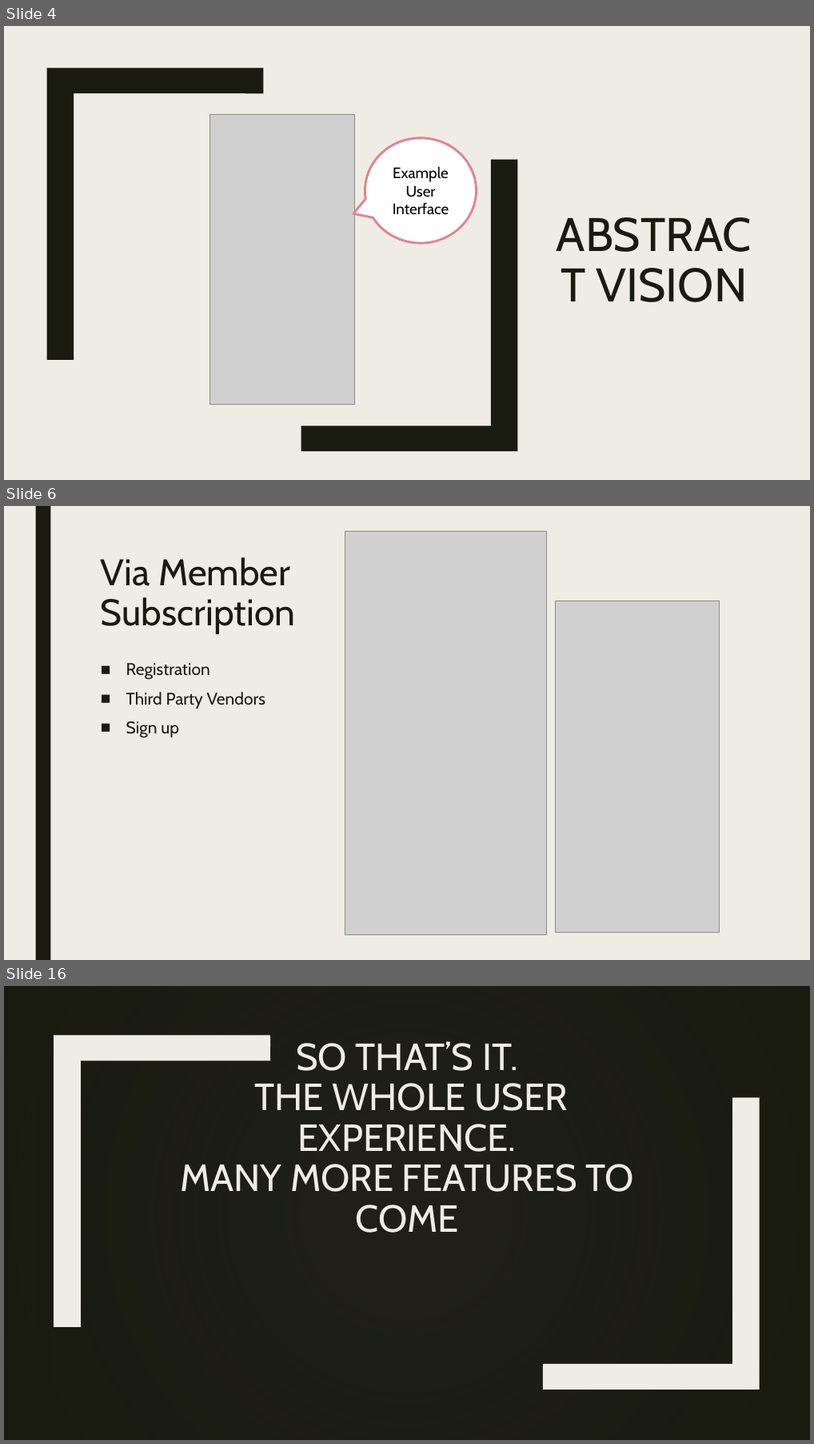
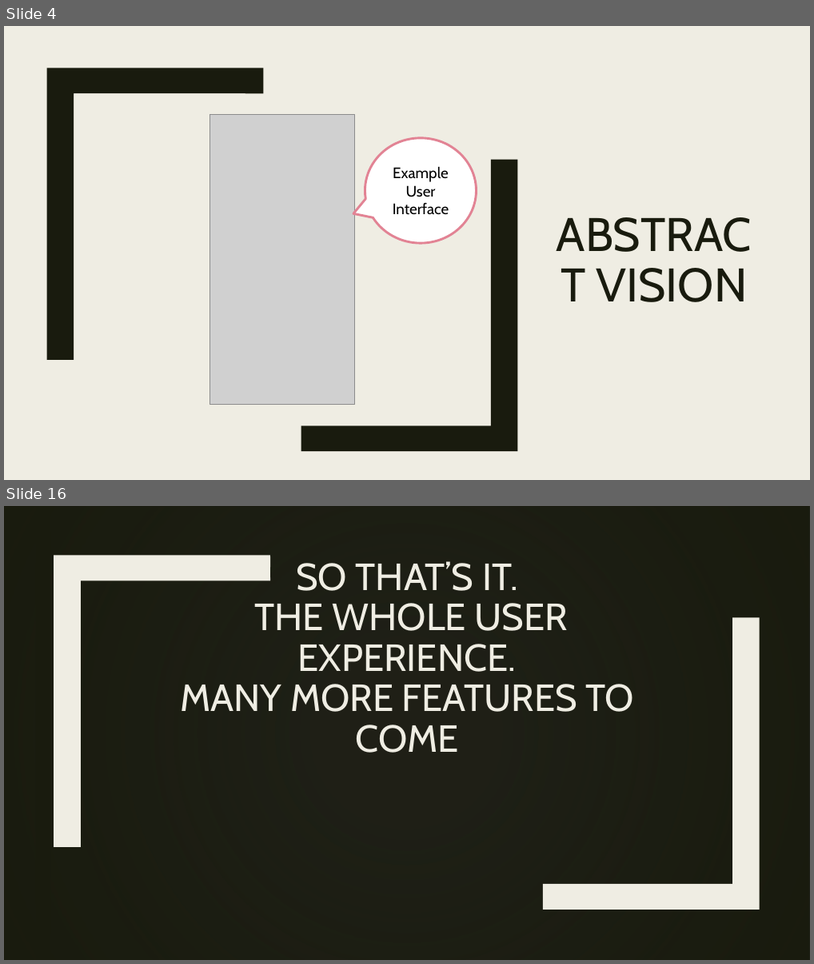
Before and after one commit to itamar659/Final-Project, a slide deck: App - Sadna.pptx. Shown one above the other, each under a label of ours: slides 4, 6 and 16 before the commit, slides 4 and 16 after it; the slides between them are not shown. The pictures are 814x1444 and 814x964 pixels, drawn with LibreOffice and Linux fonts; fonts in the diff are those of the drawing; grey boxes stand for pictures; background and template pictures are left out; a plain dark background stands for a picture behind light text. Boxes give left, top, right and bottom in pixels: in the first picture for what was removed or moved away, otherwise in the second. Text is boxed around its words. In the diff, an @@ line names an element or a change of style, - is before the commit and + after.

```diff
--- a/App - Sadna.pptx
+++ b/App - Sadna.pptx
@@ slide 6 removed at [4,506,810,960], background #EFEDE3; not listed: 1 template element that a slide beside it also shows @@
@@ picture removed at [345,532,546,934] @@
@@ title removed at [101,557,295,634] @@
-Via Member Subscription
@@ picture removed at [556,600,720,932] @@
@@ text removed at [126,663,266,738] @@
-■ Registration
-■ Third Party Vendors
-■ Sign up
```
Also in this commit, not shown: 12 slides changed, 5 slides added, 1 other file.
